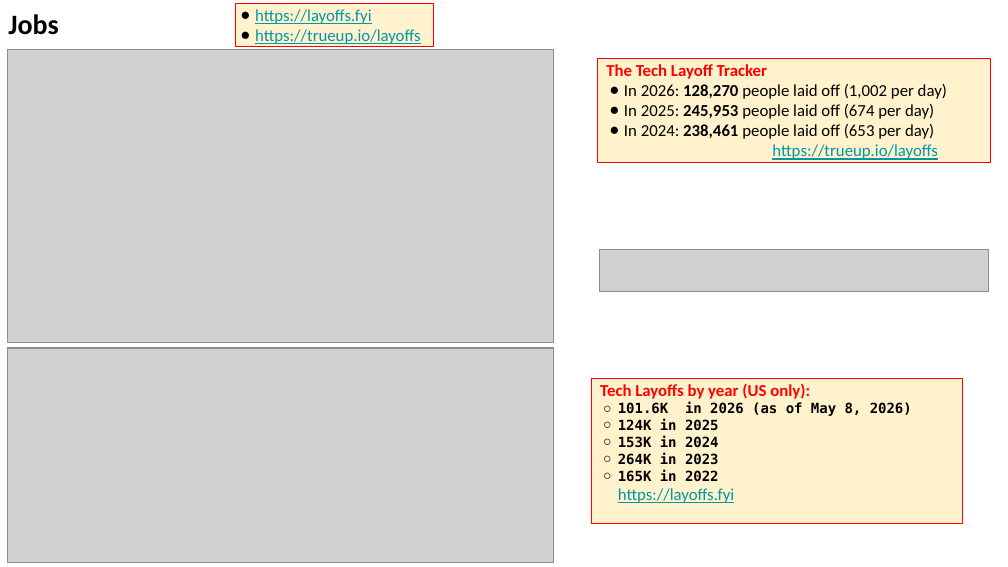
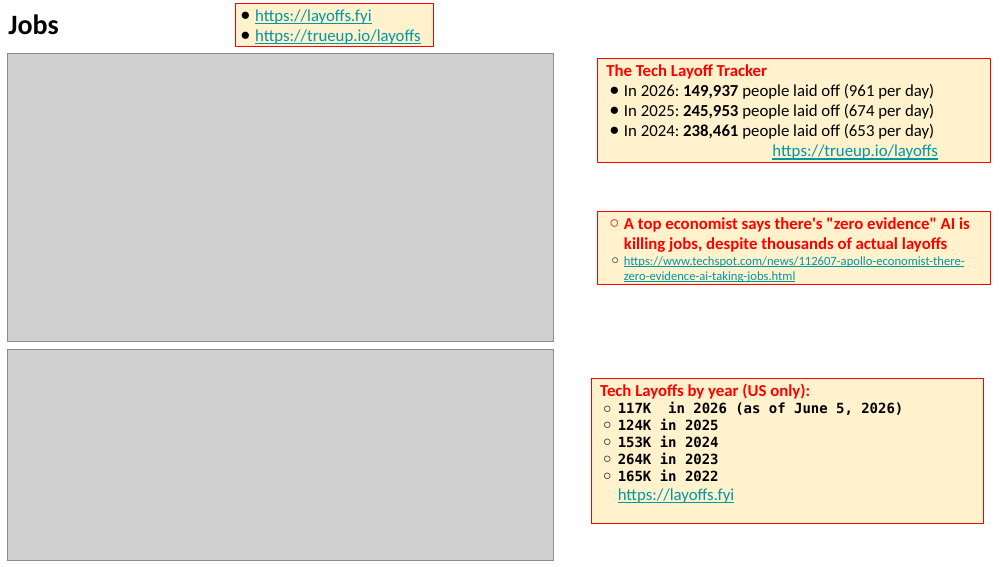
Before and after one commit to lselector/seminar, a slide deck: slide 24 of 2026/2026-06-05-AI-Updates.pptx (slide 20 before the commit). Drawn at 1008x567 pixels with LibreOffice and Linux fonts; fonts in the diff are those of the drawing; grey boxes stand for pictures. Boxes give left, top, right and bottom in pixels: in the first picture for what was removed or moved away, otherwise in the second. Text is boxed around its words. In the diff, an @@ line names an element or a change of style, - is before the commit and + after.

Commit message:
update

```diff
--- a/2026/2026-06-05-AI-Updates.pptx
+++ b/2026/2026-06-05-AI-Updates.pptx
@@ picture: place and size @@
-picture at [7, 49, 552, 342]
+picture at [7, 53, 552, 342]
@@ text in rectangle at [624, 84, 934, 99]: text changed @@
-● In 2026: 128,270 people laid off (1,002 per day)
+● In 2026: 149,937 people laid off (961 per day)
@@ rectangle added at [598, 212, 990, 285], fill #FFF2CC, outline #FF0000 0.75 pt, 9 pt, text #0097A7, underline @@
+  ○ A top economist says there's "zero evidence" AI is killing jobs, despite thousands of actual layoffs
+  ○ https://www.techspot.com/news/112607-apollo-economist-there-zero-evidence-ai-taking-jobs.html
@@ picture removed at [599, 249, 988, 291] @@
@@ rectangle "Tech Layoffs by year (US ...": place and size @@
-rectangle "Tech Layoffs by year (US ..." at [592, 379, 963, 523]
+rectangle "Tech Layoffs by year (US ..." at [592, 379, 984, 523]
@@ text in rectangle at [618, 402, 903, 415]: text changed @@
-  ○ 101.6K in 2026 (as of May 8, 2026)
+  ○ 117K in 2026 (as of June 5, 2026)
```
Also in this commit, not shown: 12 other slides changed, 4 slides added.
